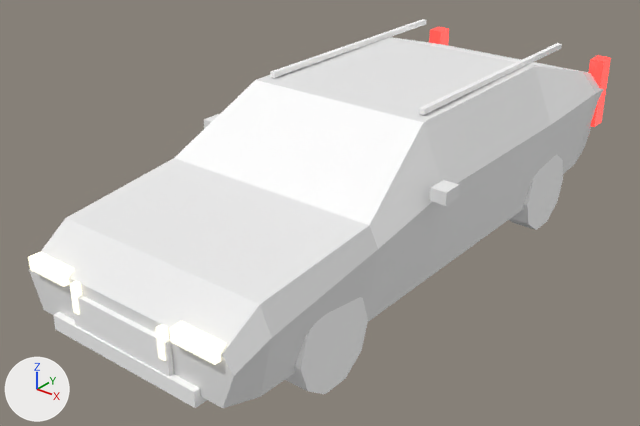
The glTF model assets/car_v60.glb as it was, and as the next commit left it.
Before and after are seen from a camera (50 mm lens) standing at (3.64, -5.08, 3.42) and looking at (-0.18, -0.31, 0.46). Arrows for +X, +Y and +Z are at lower left; the lights stay in place. The first picture is the older version. Where no turn or scale is listed for an object, it has been applied to the vertices. Vertices at exactly the same position are counted once.

Script lines for the objects in view, before the commit:
```python
me_v60_body = bpy.data.meshes.new('V60_Body')
me_v60_body.from_pydata(...)  # 138 vertices, 224 faces; spans x -1.08..1.08, y -2.42..2.44, z 0.28..1.47
# faces by material slot: [76, 76, 48, 24]
me_v60_body.materials.append(mat_body)
me_v60_body.materials.append(mat_detail)
me_v60_body.materials.append(mat_headlight)
me_v60_body.materials.append(mat_taillight)
me_v60_wheelsf = bpy.data.meshes.new('V60_WheelsF')
me_v60_wheelsf.from_pydata(...)  # 80 vertices, 152 faces; spans x -0.88..0.88, y -0.34..0.34, z -0.32..0.32
me_v60_wheelsf.materials.append(mat_detail)
me_v60_wheelsr = bpy.data.meshes.new('V60_WheelsR')
me_v60_wheelsr.from_pydata(...)  # 80 vertices, 152 faces; spans x -0.88..0.88, y -0.34..0.34, z -0.32..0.32
me_v60_wheelsr.materials.append(mat_detail)
ob_v60_body = bpy.data.objects.new('V60_Body', me_v60_body)
ob_v60_body.location = (0.0, 0.0, 0.0)
ob_v60_wheelsf = bpy.data.objects.new('V60_WheelsF', me_v60_wheelsf)
ob_v60_wheelsf.location = (0.0, -1.48, 0.335)
ob_v60_wheelsr = bpy.data.objects.new('V60_WheelsR', me_v60_wheelsr)
ob_v60_wheelsr.location = (0.0, 1.39, 0.335)
```
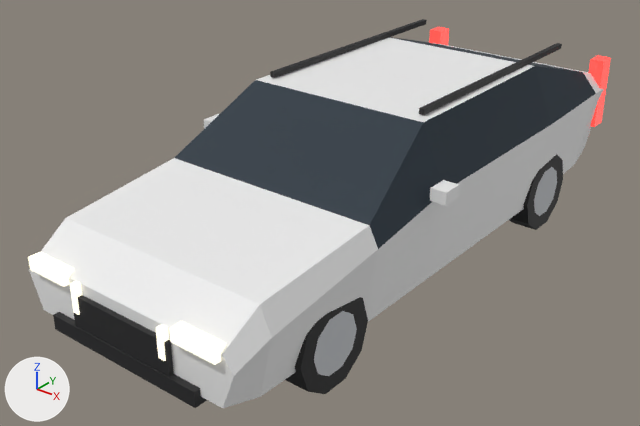
Where the change shows, as pixel boxes [x1, y1, x2, y2] in the pictures (640 x 426 px):
part 1 of me_v60_body, recoloured: [53, 19, 562, 408] in both
part 2 of me_v60_body, recoloured (white to dark blue): [175, 37, 596, 249] in both
part 3 of me_v60_wheelsf, recoloured (white to black): [285, 297, 368, 394] in both
part 4 of me_v60_wheelsf, recoloured (white to light grey): [314, 311, 357, 376] in both
part 5 of me_v60_wheelsr, recoloured (white to black): [509, 154, 563, 230] in both
part 6 of me_v60_wheelsr, recoloured (white to light grey): [534, 167, 557, 216] in both

The change, as a list of edits to the scene's bpy script:
```text
Change me_v60_body:
    where me_v60_body.from_pydata(...)  # 138 vertices, 224 faces; spans x -1.08..1.08, y -2.42..2.44, z 0.28..1.47
    used by ob_v60_body; location = (0.0, 0.0, 0.0)
    me_v60_body part 1: 60 faces centred in x -0.68..0.68, y -2.42..2.29, z 0.28..1.47 are repainted in the vertex colours; the middle colour goes from white #ffffff to black #212123
    me_v60_body part 2: 16 faces centred in x -0.91..0.88, y -0.88..1.81, z 0.95..1.35 are repainted in the vertex colours; the middle colour goes from white #ffffff to dark blue #21303c
Change me_v60_wheelsf:
    where me_v60_wheelsf.from_pydata(...)  # 80 vertices, 152 faces; spans x -0.88..0.88, y -0.34..0.34, z -0.32..0.32
    used by ob_v60_wheelsf; location = (0.0, -1.48, 0.335)
    me_v60_wheelsf part 3: 120 faces centred in x -0.88..0.88, y -0.31..0.31, z -0.32..0.32 are repainted in the vertex colours; the middle colour goes from white #ffffff to black #1d1d1d
    me_v60_wheelsf part 4: 32 faces centred in x -0.88..0.88, y -0.19..0.19, z -0.18..0.18 are repainted in the vertex colours; the middle colour goes from white #ffffff to light grey #c4c7cb
Change me_v60_wheelsr:
    where me_v60_wheelsr.from_pydata(...)  # 80 vertices, 152 faces; spans x -0.88..0.88, y -0.34..0.34, z -0.32..0.32
    used by ob_v60_wheelsr; location = (0.0, 1.39, 0.335)
    me_v60_wheelsr part 5: 120 faces centred in x -0.88..0.88, y -0.31..0.31, z -0.32..0.32 are repainted in the vertex colours; the middle colour goes from white #ffffff to black #1d1d1d
    me_v60_wheelsr part 6: 32 faces centred in x -0.88..0.88, y -0.19..0.19, z -0.18..0.18 are repainted in the vertex colours; the middle colour goes from white #ffffff to light grey #c4c7cb
```
